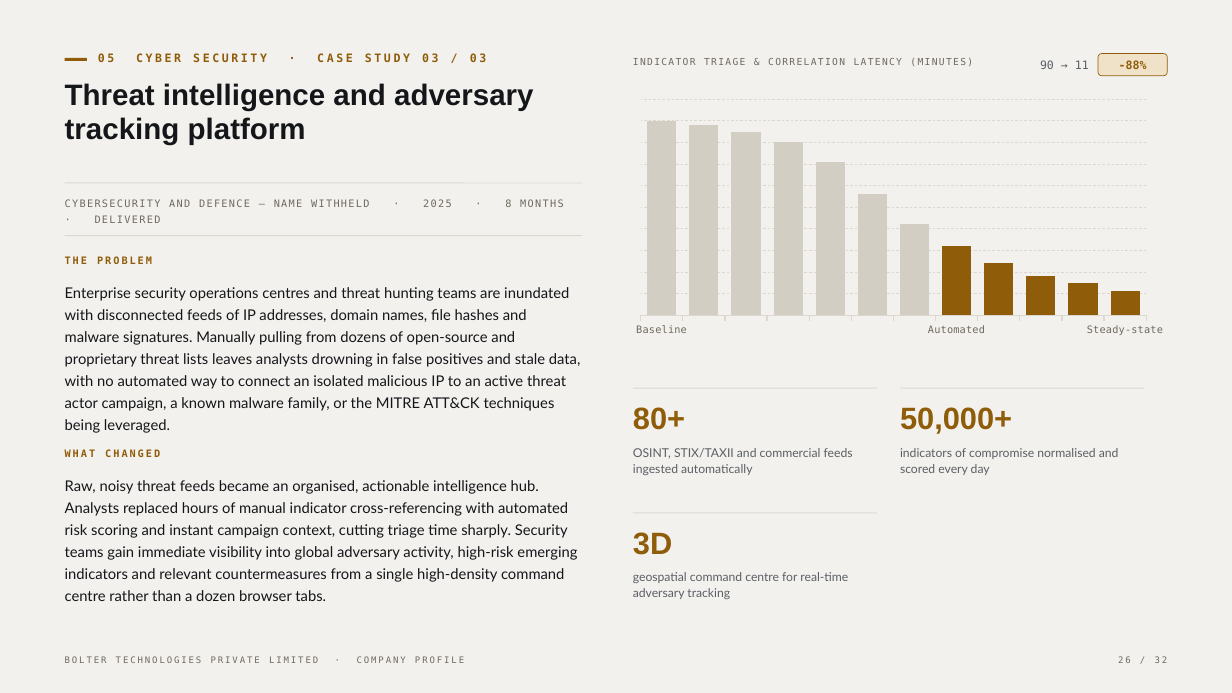
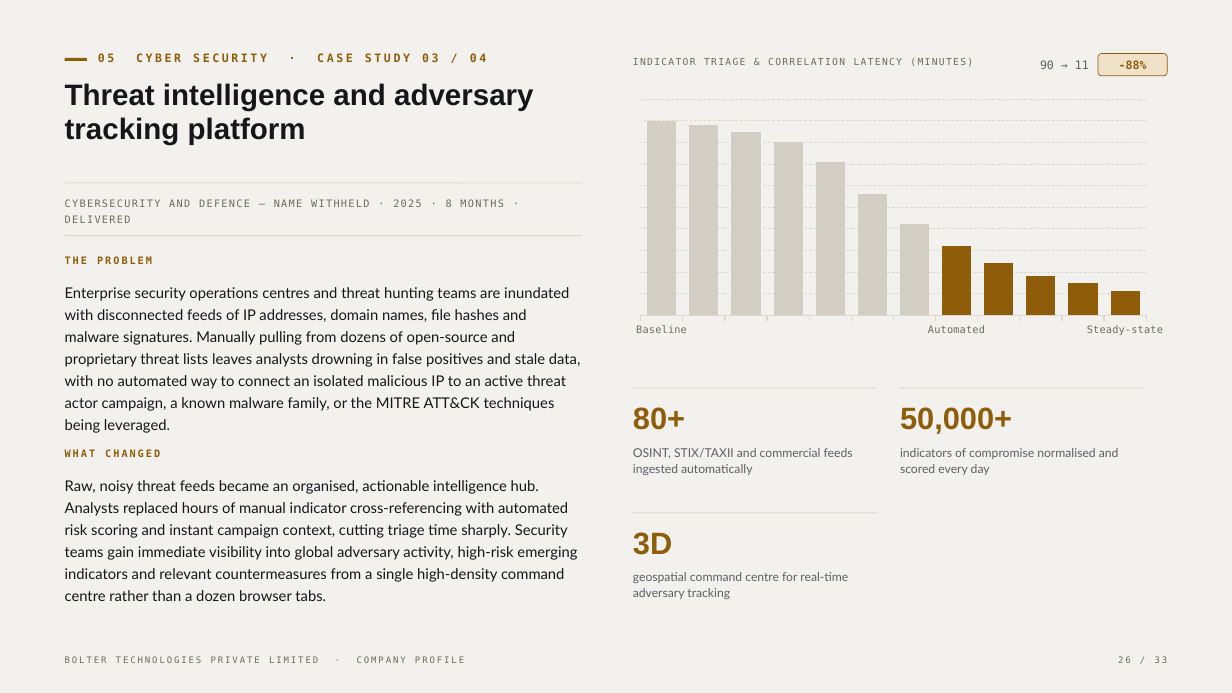
Before and after one commit to blackstargit/boltertech.com, a slide deck: slide 26 of documentation/company-profile/Bolter-Technologies-Company-Profile.pptx. Drawn at 1232x693 pixels with LibreOffice and Linux fonts; fonts in the diff are those of the drawing. Boxes give left, top, right and bottom in pixels: in the first picture for what was removed or moved away, otherwise in the second. Text is boxed around its words. In the diff, an @@ line names an element or a change of style, - is before the commit and + after.

```diff
--- a/documentation/company-profile/Bolter-Technologies-Company-Profile.pptx
+++ b/documentation/company-profile/Bolter-Technologies-Company-Profile.pptx
@@ text at box(98, 53, 487, 62): text changed @@
-05 CYBER SECURITY · CASE STUDY 03 / 03
+05 CYBER SECURITY · CASE STUDY 03 / 04
@@ text "CYBERSECURITY AND DEFENCE — NAME ..." rewrapped from box(65, 199, 564, 223) to box(65, 199, 504, 223) @@
```
Also in this commit, not shown: 30 other slides changed, 1 slide added.
